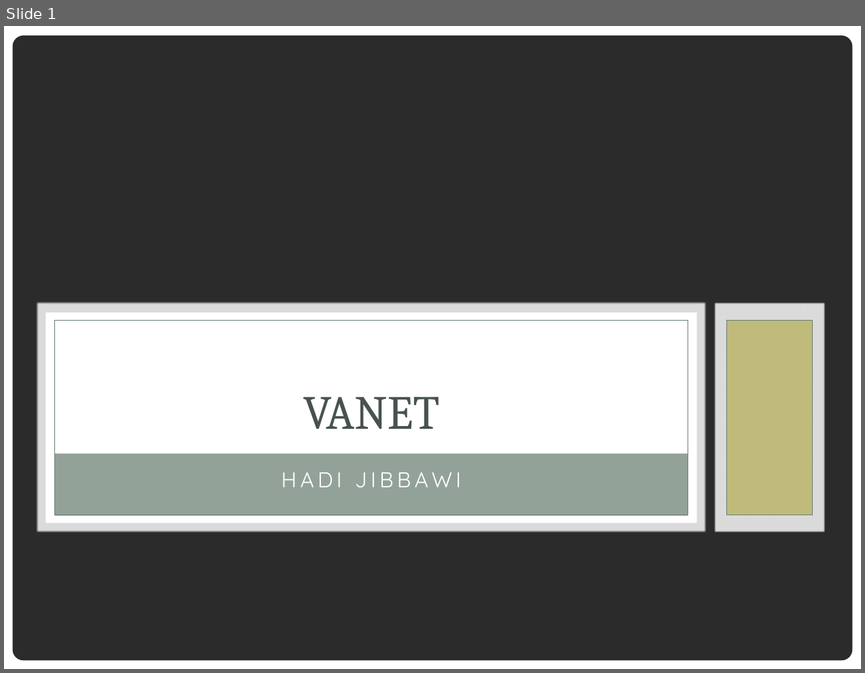
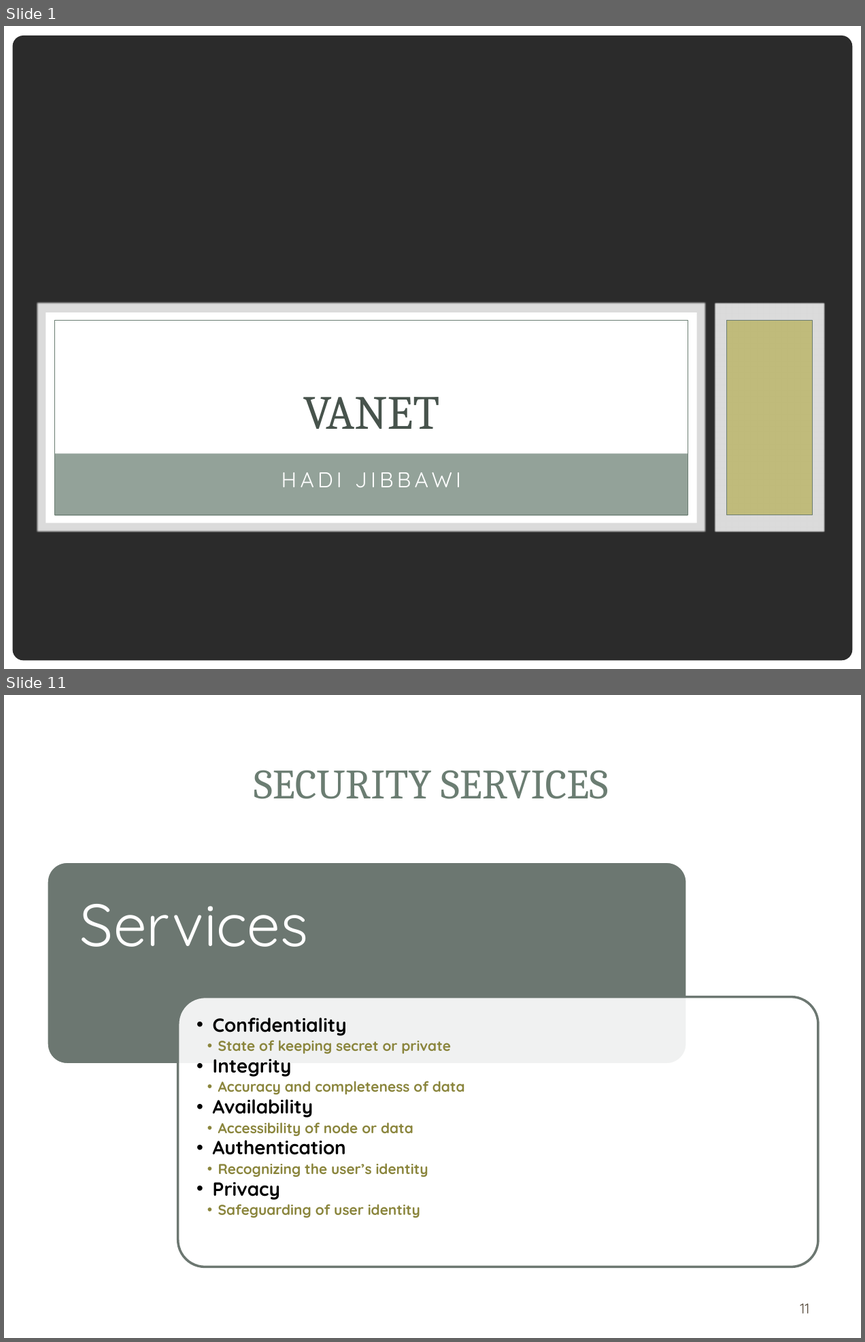
Before and after one commit to HadiJibbawi/uploads, a slide deck: VANET.pptx. Shown one above the other, each under a label of ours: slide 1 before the commit, slides 1 and 11 after it; the slides between them are not shown. The pictures are 865x673 and 865x1342 pixels, drawn with LibreOffice and Linux fonts; fonts in the diff are those of the drawing; background and template pictures are left out; a plain dark background stands for a picture behind light text. Boxes give left, top, right and bottom in pixels: in the first picture for what was removed or moved away, otherwise in the second. Text is boxed around its words. In the diff, an @@ line names an element or a change of style, - is before the commit and + after.

```diff
--- a/VANET.pptx
+++ b/VANET.pptx
@@ slide 11 added at [4,695,861,1338], background picture (left out); not listed: 1 template element that a slide beside it also shows @@
@@ rectangle added at [30,721,835,845], fill #FFFFFF at 83% opacity @@
@@ rectangle added at [39,730,825,834], fill #FFFFFF @@
@@ title added at [254,770,608,799], 35 pt, text #6B7D72 @@
+SECURITY SERVICES
@@ group added at [47,862,818,1266]: 2 rounded rectangles, 2 texts @@
+Services
+  •• Confidentiality
+    •• State of keeping secret or private
+  •• Integrity
+    •• Accuracy and completeness of data
+  •• Availability
+    •• Accessibility of node or data
+  •• Authentication
+    •• Recognizing the user’s identity
+  •• Privacy
+    •• Safeguarding of user identity
@@ page number added at [800,1303,809,1313], 12 pt, text #564B3C @@
+11
```
Also in this commit, not shown: 4 slides changed, 7 other slides added, 2 slides removed.
